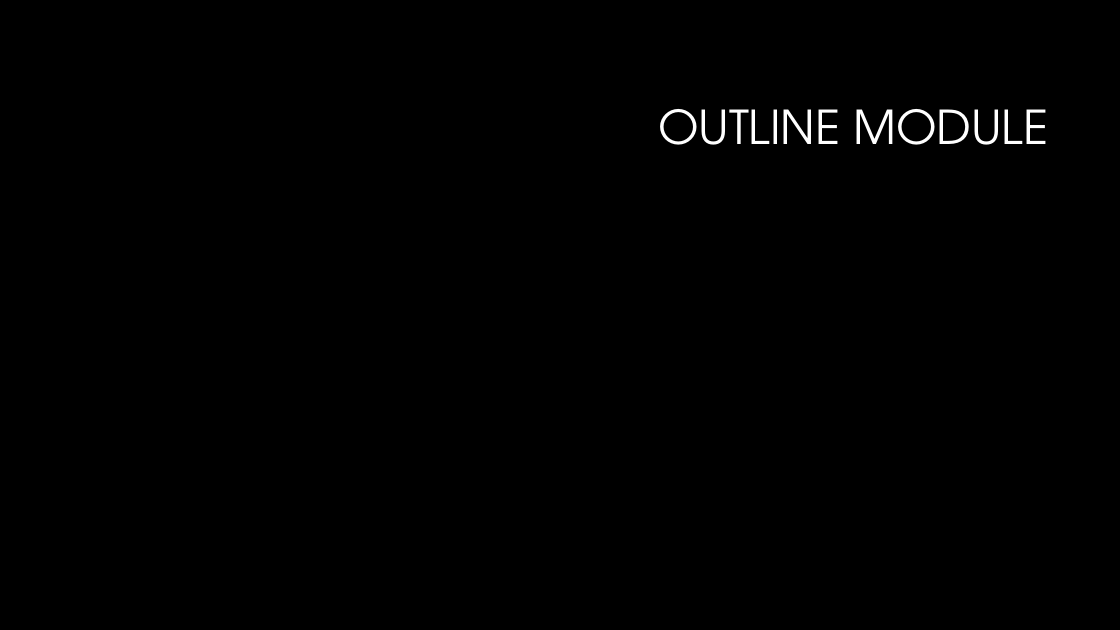
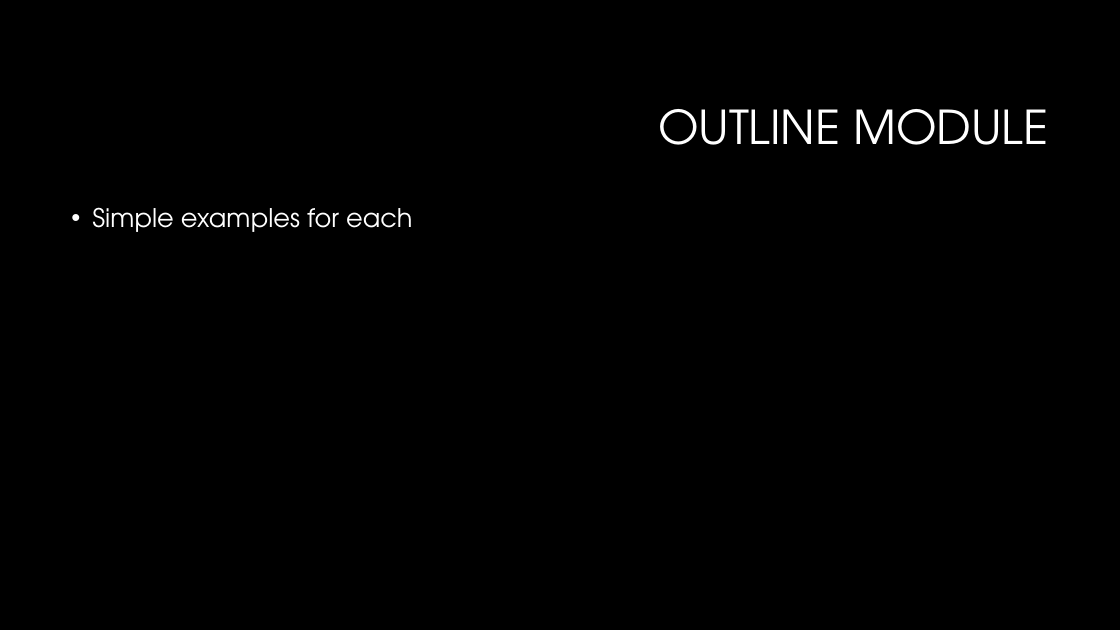
Before and after one commit to rtedeschi/CASP, a slide deck: slide 10 of Weekly Updates/Final Presentation/CASP Final.pptx (slide 11 before the commit). Drawn at 1120x630 pixels with LibreOffice and Linux fonts; fonts in the diff are those of the drawing; background and template pictures are left out. Boxes give left, top, right and bottom in pixels: in the first picture for what was removed or moved away, otherwise in the second. Text is boxed around its words. In the diff, an @@ line names an element or a change of style, - is before the commit and + after.

```diff
--- a/Weekly Updates/Final Presentation/CASP Final.pptx
+++ b/Weekly Updates/Final Presentation/CASP Final.pptx
@@ text added at [92,207,412,232], 22 pt, text #FFFFFF @@
+• Simple examples for each
```
Also in this commit, not shown: 3 other slides changed, 2 slides removed, 18 other files.
